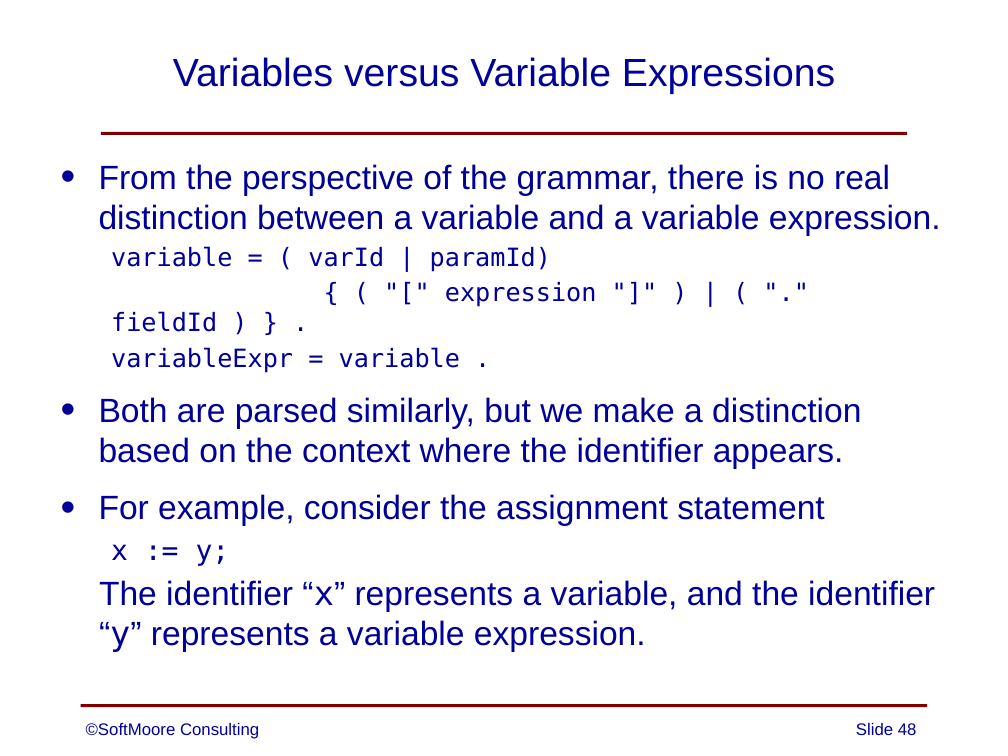
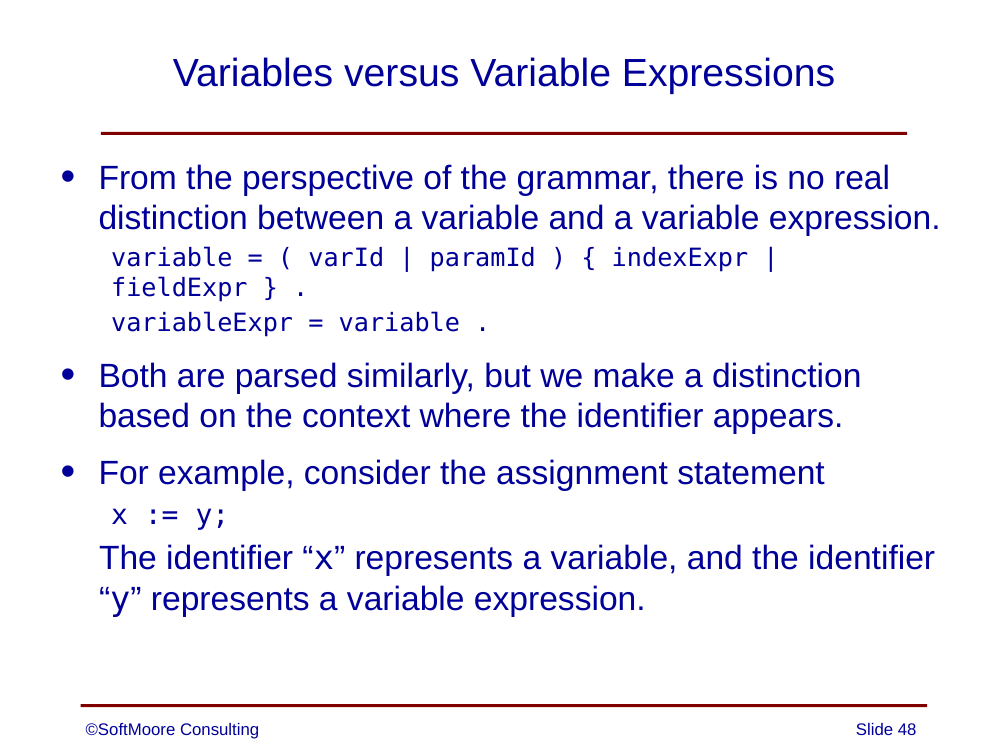
Before and after one commit to SoftMoore/CPRL-Java-3rd, a slide deck: slide 48 of PowerPoints/06 - Syntax Analysis.pptx. Drawn at 1008x756 pixels with LibreOffice and Linux fonts; fonts in the diff are those of the drawing. Boxes give left, top, right and bottom in pixels: in the first picture for what was removed or moved away, otherwise in the second. Text is boxed around its words. In the diff, an @@ line names an element or a change of style, - is before the commit and + after.

```diff
--- a/PowerPoints/06 - Syntax Analysis.pptx
+++ b/PowerPoints/06 - Syntax Analysis.pptx
@@ text at (x1=111, y1=246, x2=749, y2=302): text changed @@
-  variable = ( varId | paramId)
-  { ( "[" expression "]" ) | ( "." fieldId ) } .
+  variable = ( varId | paramId ) { indexExpr | fieldExpr } .
```
Also in this commit, not shown: 1 other slide changed.
